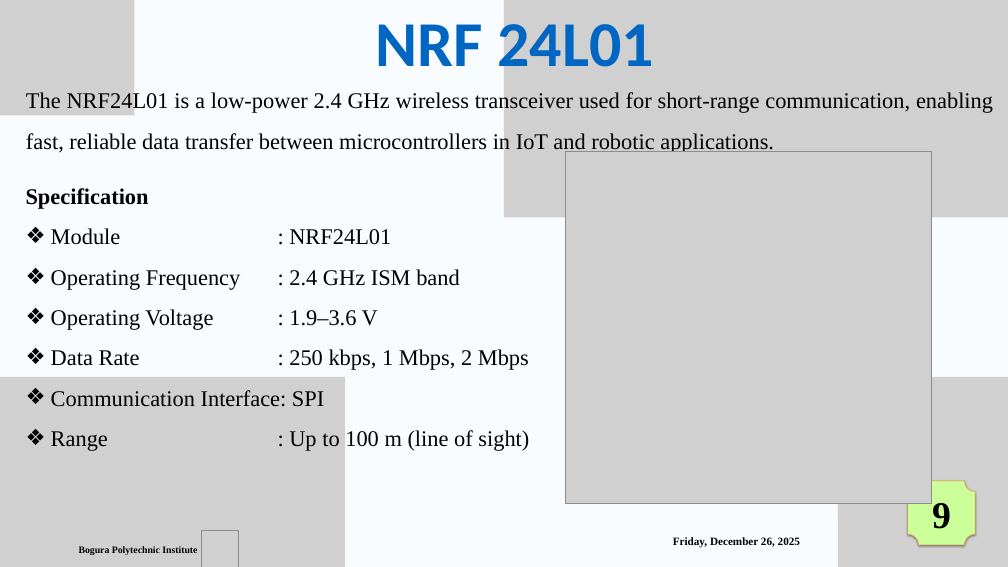
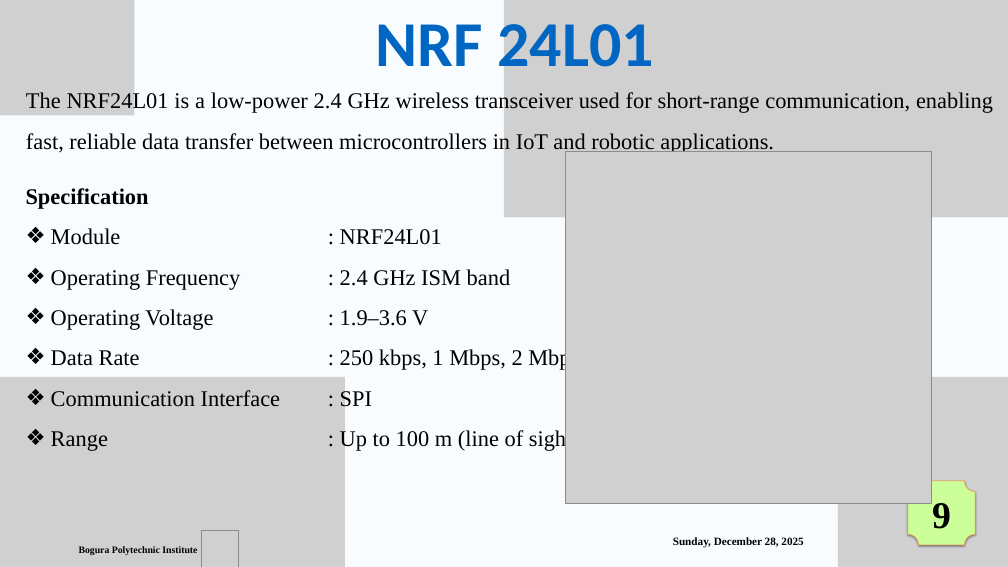
Before and after one commit to riyadhasan24/NRF_Based_Wireless_Dual_Control_Robotic_Arm, a slide deck: slide 11 of Riyad.pptx. Drawn at 1008x567 pixels with LibreOffice and Linux fonts; fonts in the diff are those of the drawing; grey boxes stand for pictures. Boxes give left, top, right and bottom in pixels: in the first picture for what was removed or moved away, otherwise in the second. Text is boxed around its words. In the diff, an @@ line names an element or a change of style, - is before the commit and + after.

```diff
--- a/Riyad.pptx
+++ b/Riyad.pptx
@@ text at (51, 388, 372, 411): spaces changed @@
-❖ Communication Interface: SPI
+❖ Communication Interface : SPI
@@ text at (673, 537, 803, 548): text changed @@
-Friday, December 26, 2025
+Sunday, December 28, 2025
```
Also in this commit, not shown: 19 other slides changed, 1 other file.
